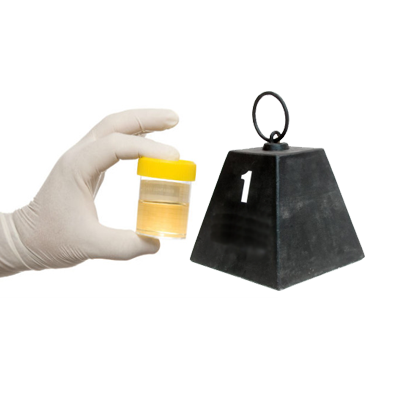
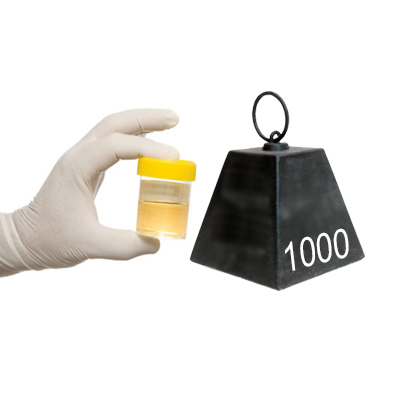
Two versions of the same layered image (400 × 400). Layer-by-layer changes:
added layer "1000" above "Capa 1" over [284, 228, 349, 271]
renamed "Layer 2 copy 2" to "Capa 1", painted on it over [204, 151, 349, 280]
